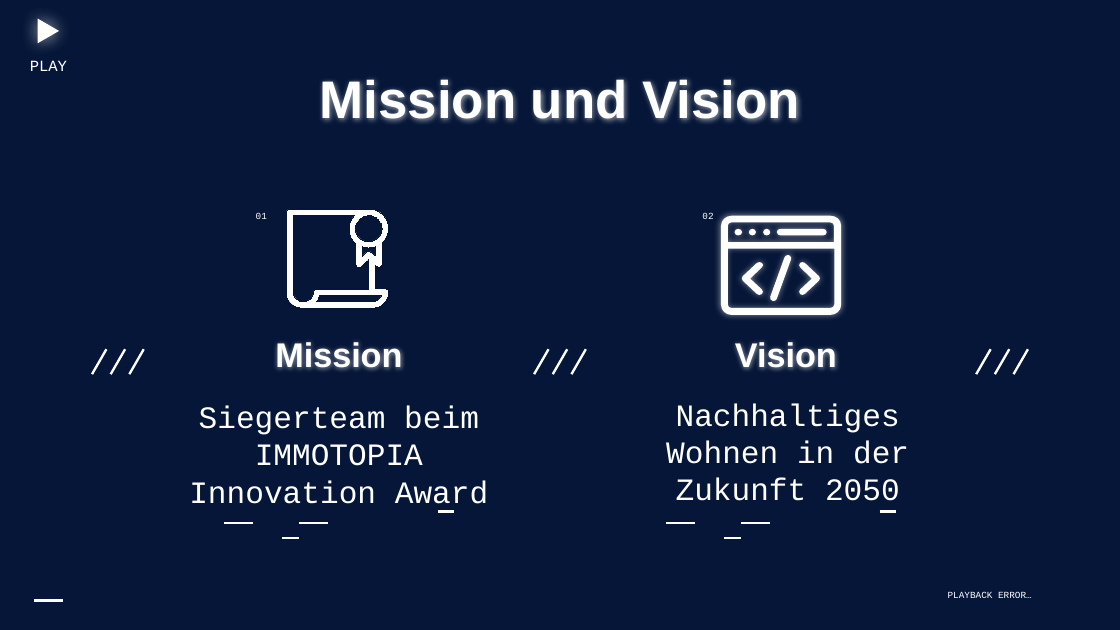
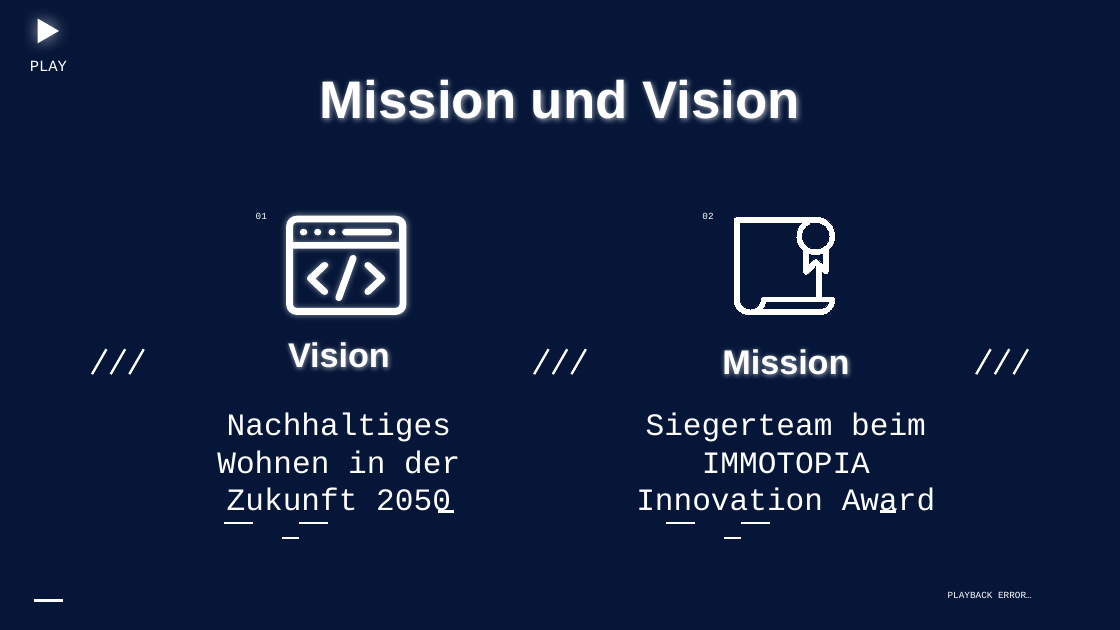
Before and after one commit to Nydery/leotopia, a slide deck: slide 5 of pptx/UmfrageErgebnissePLUSPlatformenUNDDashboard.pptx (slide 2 before the commit). Drawn at 1120x630 pixels with LibreOffice and Linux fonts; fonts in the diff are those of the drawing; background and template pictures are left out. Boxes give left, top, right and bottom in pixels: in the first picture for what was removed or moved away, otherwise in the second. Text is boxed around its words. In the diff, an @@ line names an element or a change of style, - is before the commit and + after.

Commit message:
Add pages to presentation

```diff
--- a/pptx/UmfrageErgebnissePLUSPlatformenUNDDashboard.pptx
+++ b/pptx/UmfrageErgebnissePLUSPlatformenUNDDashboard.pptx
@@ freeform shape: place and size @@
-freeform shape at <box>286,209,391,309</box>
+freeform shape at <box>287,216,407,316</box>
@@ freeform shape at <box>287,216,407,316</box>: outline #051638 0.75 pt to none; shadow on @@
@@ 7 freeform shapes: place and size @@
-7 freeform shapes at <box>735,228,828,301</box>
+7 freeform shapes at <box>300,228,392,301</box>
@@ freeform shape: place and size @@
-freeform shape at <box>721,216,841,316</box>
+freeform shape at <box>734,216,839,316</box>
@@ freeform shape at <box>734,216,839,316</box>: outline none to #051638 0.75 pt; shadow off @@
@@ title at <box>288,340,390,374</box>: text changed @@
-Mission
+Vision
@@ text added at <box>722,347,849,381</box>, 22 pt, text #FFFFFF, bold @@
+Mission
@@ title removed at <box>735,340,837,374</box> @@
-Vision
@@ subtitle "Nachhaltiges Wohnen in der Zukunft ...": place and size @@
-subtitle "Nachhaltiges Wohnen in der Zukunft ..." at <box>666,403,909,501</box>
+subtitle "Nachhaltiges Wohnen in der Zukunft ..." at <box>217,413,460,513</box>
@@ text "Siegerteam beim IMMOTOPIA Innovation Award" rewrapped from <box>189,406,488,511</box> to <box>636,413,935,513</box> @@
```
Also in this commit, not shown: 4 other slides changed, 5 slides added, 1 slide removed.
